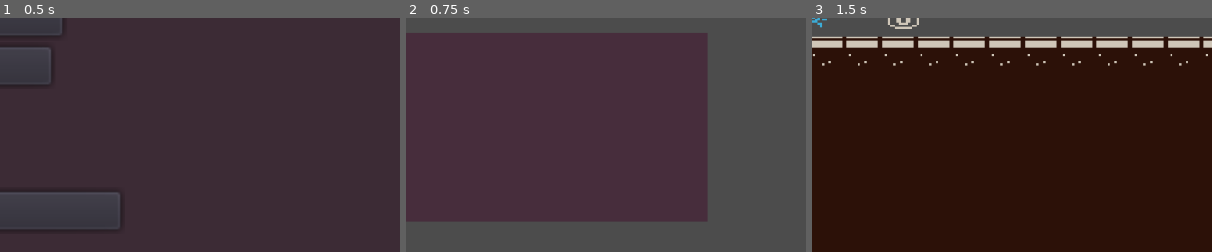
Above: before the commit, frames 1-3 (left to right).
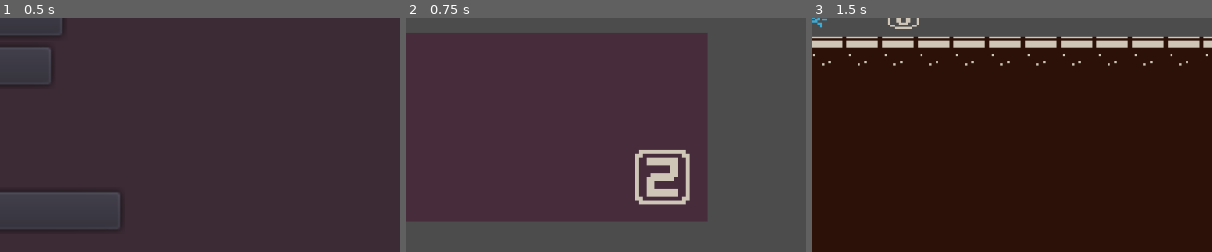
Above: after the commit, the same moments.

Repository: Zoey-21/Grab_the_Crown
Game: Godot game, scene res://menus/main_menu.tscn
Same seed, same stepped clock (60 frames per second), same inputs: the game is played once before the commit and once after it. Sound files missing from this copy of the repository are replaced by a short silence.
Inputs:
- Up to frame 1 (0.5 s): no input
- Up to frame 2 (0.75 s): click "start" at 0.5 s
- Up to frame 3 (1.5 s): tap Enter at 1.25 s; hold Right (move_right) from 1.28 s (still down); tap X (shoot) at 1.35 s
The pictures show only the part of the screen within x 50-100%, y 50-100%; the shares and areas given below are measured in that part.

Frame 1 is identical in both runs. In frame 2, 1.9% of the frame differs, in the area x 57-71%, y 56-80%; in frame 3, nothing differs.

Commit message:
more work

Diff:
--- a/menus/story_end.tscn
+++ b/menus/story_end.tscn
@@ -2,7 +2,7 @@
 
 [ext_resource path="res://resorces/text.tres" type="DynamicFont" id=1]
 [ext_resource path="res://resorces/colored_transparent_packed.png" type="Texture" id=2]
-[ext_resource path="res://resorces/story_end.gd" type="Script" id=3]
+[ext_resource path="res://scripts/story_end.gd" type="Script" id=3]
 [ext_resource path="res://resorces/colored_packed.png" type="Texture" id=4]
 
 [node name="story_start" type="Node2D"]
@@ -51,6 +51,20 @@
 hframes = 48
 frame = 469
 
+[node name="z" type="Sprite" parent="Node2D"]
+position = Vector2( 442.848, 235.834 )
+texture = ExtResource( 2 )
+vframes = 22
+hframes = 48
+frame = 959
+
+[node name="z2" type="Sprite" parent="Node2D"]
+position = Vector2( 442.848, 235.834 )
+texture = ExtResource( 2 )
+vframes = 22
+hframes = 48
+frame = 711
+
 [node name="gui" type="Control" parent="Node2D"]
 margin_right = 40.0
 margin_bottom = 40.0
@@ -87,3 +101,8 @@
 vframes = 22
 hframes = 48
 frame = 992
+
+[node name="Timer" type="Timer" parent="Node2D"]
+wait_time = 0.75
+autostart = true
+[connection signal="timeout" from="Node2D/Timer" to="." method="_on_Timer_timeout"]
--- a/menus/story_start.tscn
+++ b/menus/story_start.tscn
@@ -50,3 +50,24 @@
 __meta__ = {
 "_edit_use_anchors_": false
 }
+
+[node name="z" type="Sprite" parent="."]
+position = Vector2( 840, 504 )
+scale = Vector2( 5, 5 )
+texture = ExtResource( 2 )
+vframes = 22
+hframes = 48
+frame = 959
+
+[node name="z2" type="Sprite" parent="."]
+position = Vector2( 840, 504 )
+scale = Vector2( 5, 5 )
+texture = ExtResource( 2 )
+vframes = 22
+hframes = 48
+frame = 711
+
+[node name="Timer" type="Timer" parent="."]
+wait_time = 0.75
+autostart = true
+[connection signal="timeout" from="Timer" to="." method="_on_Timer_timeout"]
--- a/player_data.gd
+++ b/player_data.gd
@@ -7,6 +7,8 @@
 	"light" : false,
 	"gloves" : false,
 	"g-nades" : false,
+	"g-nades_out" : 0,
+
 	"red" : false,
 	"blue" : false,
 	"yellow" : false,
@@ -34,6 +36,7 @@
 	"light" : false,
 	"gloves" : false,
 	"g-nades" : false,
+	"g-nades_out" : 0,
 	"red" : false,
 	"blue" : false,
 	"yellow" : false,
--- a/scripts/g_nades.gd
+++ b/scripts/g_nades.gd
@@ -1,6 +1,7 @@
 extends KinematicBody2D
 
 onready var player = get_node("../player")
+onready var player_data = get_node("/root/PlayerData")
 
 onready var sprite = $Sprite
 onready var explotion = $explotion
@@ -14,14 +15,16 @@
 func _on_ex_timer_timeout():
 	explotion.visible = true
 	blast.disabled = false
+	end_timer.start()
+	player.make_sound("res://resorces/sounds/Explosion.wav",0)
+	player_data.player_data["g-nades_out"] -= 1
+	print(player_data.player_data["g-nades_out"])
 
 
 func _on_blast_body_entered(body):
-	end_timer.start()
 	if body.has_method("hit"):
 		body.hit()
 		print("hit")
-	player.make_sound("res://resorces/sounds/Explosion.wav",0)
 
 
 func _on_end_timer_timeout():
--- a/scripts/player.gd
+++ b/scripts/player.gd
@@ -226,7 +226,6 @@
 		warning.set_text(str(round(get_tree().get_root().get_node("col_timer").time_left)))
 
 func respawn():
-	get_tree().reload_current_scene()
 	position = player_data.player_data["postion_save"]
 	player_data.loading()
 	get_tree().change_scene(player_data.player_data["map"])
@@ -258,10 +257,12 @@
 		GRAVITY = REG_GRAVITY
 
 	if player_data.player_data["g-nades"]:
-		if Input.is_action_pressed("move_down") and Input.is_action_just_pressed("shoot") and is_on_floor():
+		if Input.is_action_pressed("move_down") and Input.is_action_just_pressed("shoot") and is_on_floor() and player_data.player_data["g-nades_out"] != 2:
 				var gnade_instance = gnade.instance()# set up a instance of the bullet
 				gnade_instance.position = get_global_position() + gnade_aim #gives bullet player position
 				get_node("..").add_child(gnade_instance)# adds bullet to the root of the map
+				player_data.player_data["g-nades_out"] += 1
+				print(player_data.player_data["g-nades_out"])
 
 func _on_light_area_entered(area):
 	if area.is_in_group("dark"):
--- a/resorces/story_end.gd
+++ b/scripts/story_end.gd
@@ -1,6 +1,14 @@
 extends Node2D
 
+onready var z = get_node("Node2D/z")
+onready var z_out = get_node("Node2D/z2")
 
 func _physics_process(_delta):
 	if Input.is_action_just_pressed("shoot") or Input.is_action_just_pressed("jump"):
 		get_tree().change_scene("res://menus/main_menu.tscn")
+
+
+
+func _on_Timer_timeout():
+	z.visible = !z.visible
+	z_out.visible = !z_out.visible
--- a/scripts/story_start.gd
+++ b/scripts/story_start.gd
@@ -1,6 +1,14 @@
 extends Node2D
 
+
+onready var z = get_node("z")
+onready var z_out = get_node("z2")
 
 func _physics_process(delta):
 	if Input.is_action_just_pressed("shoot") or Input.is_action_just_pressed("jump"):
 		get_tree().change_scene("res://levels/start_area.tscn")
+
+
+func _on_Timer_timeout():
+	z.visible = !z.visible
+	z_out.visible = !z_out.visible
Not shown, changed: levels/leval.tscn
